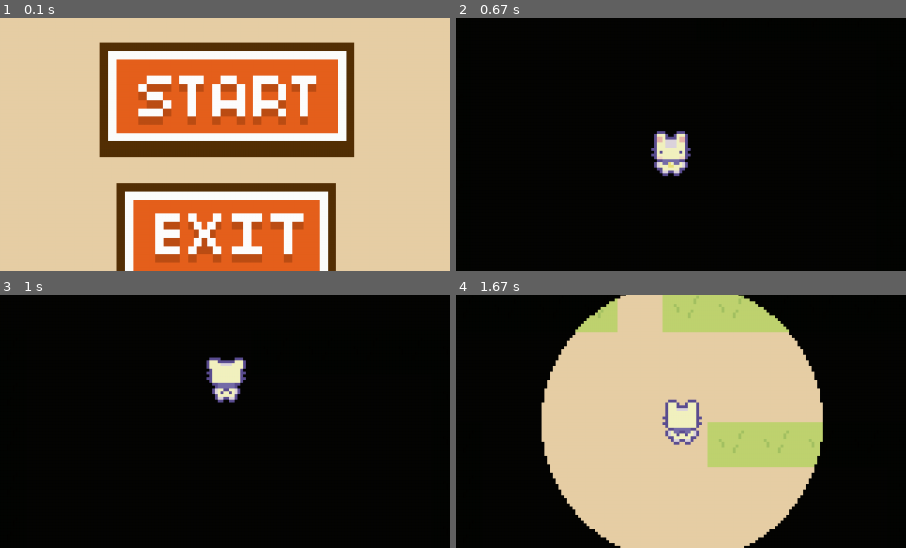
Above: before the commit, frames 1-4 (two rows, left to right).
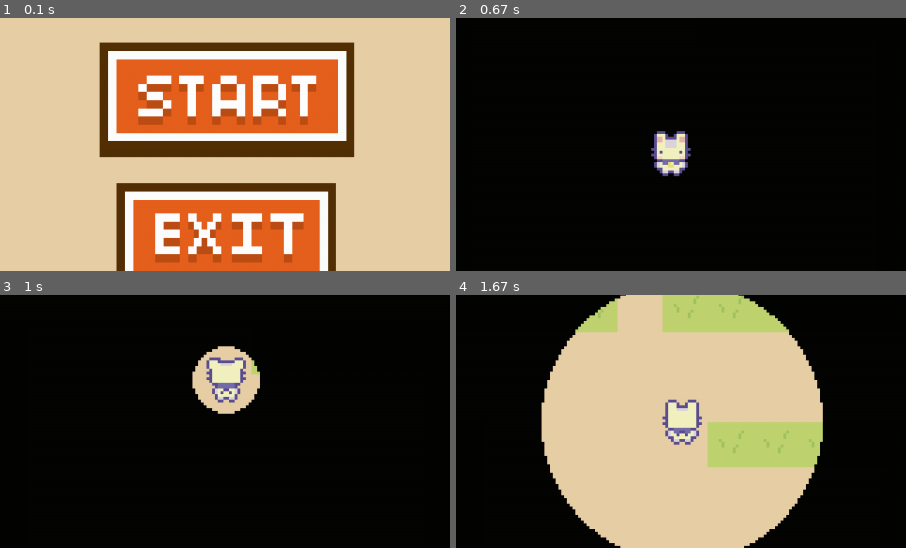
Above: after the commit, the same moments.

Repository: SushiOnToast/pygame-community-spring-jam-2025
Game: pygame game, started from code/main.py
The game is run twice, just before and just after one commit, with the same random seed, the same clock (stepped at 60 frames per second) and the same inputs.
Inputs (mouse positions are % of the whole screen's width and height, from its top left):
- Up to frame 1 (0.1 s): no input
- Up to frame 2 (0.67 s): click (50, 40) at 0.38 s
- Up to frame 3 (1 s): hold W from 0.67 s (still down); hold Up from 0.67 s (still down); move the mouse to (46, 54) at 0.7 s
- Up to frame 4 (1.67 s): release W at 1.13 s; release Up at 1.13 s; tap Space at 1.17 s
The pictures show only the part of the screen within x 25-75%, y 24-74%; the shares and areas given below are measured in that part.

Frames 1-2 are identical in both runs. In frame 3, 2.0% of the frame differs, in the area x 42-58%, y 20-48%; in frame 4, nothing differs.

Commit message:
add pulsing illumination when walking

Diff:
--- a/code/player.py
+++ b/code/player.py
@@ -1,8 +1,7 @@
 import pygame
 from settings import *
 from support import import_character_sprites
-
-
+import math
 
 
 class Player(pygame.sprite.Sprite):
@@ -13,8 +12,10 @@
     self.cover_surf = cover_surf
 
     # graphics and animation
-    self.spritesheet = pygame.image.load("../graphics/player/character_spritesheet.png").convert_alpha()
-    self.animations = import_character_sprites(self.spritesheet, self.spritesheet.get_width()/4, self.spritesheet.get_height()/4)
+    self.spritesheet = pygame.image.load(
+        "../graphics/player/character_spritesheet.png").convert_alpha()
+    self.animations = import_character_sprites(
+        self.spritesheet, self.spritesheet.get_width()/4, self.spritesheet.get_height()/4)
     self.status = "down_idle"
     self.frame_index = 0
     self.animation_speed = 0.15
@@ -25,24 +26,29 @@
     # movement
     self.hitbox = self.rect.copy()
     self.direction = pygame.math.Vector2()
-    self.is_moving = False # might be useful for the illumination while walking because of footstep sound
+    # might be useful for the illumination while walking because of footstep sound
+    self.is_moving = False
     self.speed = 2
     self.obstacle_sprites = obstacle_sprites
 
     # echolocation feature
     self.echo_radius = 50
-    self.walking_sound_radius = 0
     self.is_doing_echolocation = False
     self.echolocation_time = 0
     self.echolocation_duration = 2000
 
-    #hp
+    # walking echo management
+    self.walking_sound_base_radius = 10
+    self.walking_sound_radius = self.walking_sound_base_radius
+    self.footstep_timer = 0
+    self.footstep_interval = 400
+    self.footstep_pulse_amount = 3
+
+    # hp
     self.current_health = 1000
     self.maximum_health = 1000
-    self.health_bar_length = 70 #adjust maximum bar lenght
+    self.health_bar_length = 70  # adjust maximum bar lenght
     self.health_ratio = self.maximum_health/self.health_bar_length
-
-
 
   def input(self):
     keys = pygame.key.get_pressed()
@@ -70,8 +76,8 @@
       self.echolocation_time = pygame.time.get_ticks()
 
   def move(self, speed):
-        if self.direction.magnitude() != 0:
-            self.direction = self.direction.normalize()
+      if self.direction.magnitude() != 0:
+        self.direction = self.direction.normalize()
 
         # Move the hitbox instead of rect
         self.hitbox.x += self.direction.x * speed
@@ -102,59 +108,63 @@
     if (current_time - self.echolocation_time) >= self.echolocation_duration:
       self.is_doing_echolocation = False
 
+  def update_walking_sound(self):
+    current_time = pygame.time.get_ticks()
+
+    if self.is_moving and not self.is_doing_echolocation:
+      time_factor = abs(math.sin(current_time / 200))
+      self.walking_sound_radius = self.walking_sound_base_radius + (self.footstep_pulse_amount * time_factor)
+    else:
+      # When not moving, gradually return to base radius
+      self.walking_sound_radius = max(self.walking_sound_base_radius, self.walking_sound_radius - 0.5)
+
   def echolocation(self, camera_offset):
     if self.is_moving and not self.is_doing_echolocation:
-       # draw a faint illumination aroudn due to the sound of footsteps
+       # draw a faint illumination aroudn due to the sound of footsteps, will sync to audio later
        pygame.draw.circle(
             self.cover_surf,
-            COLORKEY,
-            (self.hitbox.centerx - camera_offset.x,
-              self.hitbox.centery - camera_offset.y),
-            self.walking_sound_radius
-        )
+           COLORKEY,
+           (self.hitbox.centerx - camera_offset.x,
+             self.hitbox.centery - camera_offset.y),
+           self.walking_sound_radius
+           )
     elif self.is_doing_echolocation:
         # Draw circle in screen space (accounting for camera position)
         pygame.draw.circle(
             self.cover_surf,
             COLORKEY,
             (self.hitbox.centerx - camera_offset.x,
-              self.hitbox.centery - camera_offset.y),
+             self.hitbox.centery - camera_offset.y),
             self.echo_radius
         )
 
   def get_status(self):
     if self.direction.x == 0 and self.direction.y == 0:
-      self.is_moving = True
+      self.is_moving = False
       if not "_idle" in self.status:
         self.status = self.status + "_idle"
+    else:
+      self.is_moving = True
 
   def animate(self):
-        animation = self.animations[self.status]
+      animation = self.animations[self.status]
 
-        self.frame_index += self.animation_speed
-        if self.frame_index >= len(animation):
-            self.frame_index = 0
+      self.frame_index += self.animation_speed
+      if self.frame_index >= len(animation):
+          self.frame_index = 0
 
-        self.image = animation[int(self.frame_index)]
-        self.rect = self.image.get_rect(center=self.hitbox.center)
+      self.image = animation[int(self.frame_index)]
+      self.rect = self.image.get_rect(center=self.hitbox.center)
 
-  def update(self):
-    self.input()
-    self.move(self.speed)
-    self.cooldowns()
-    self.get_status()
-    self.animate()
-    self.basic_health(self.cover_surf)
-
-  def get_damage(self,amount):
-    if self.current_health>0:
-      self.current_health -= 50 #change to amount
+  def get_damage(self, amount):
+    if self.current_health >0:
+      self.current_health -= 50  # change to amount
     if self.current_health <= 0:
        self.current_health = 0
 
-  def get_health(self,amount):
+  def get_health(self, amount):
     if self.current_health < self.maximum_health:
-       self.current_health += 50 #change to amount later
+       self.current_health += 50  # change to amount later
     if self.current_health >= self.maximum_health:
        self.current_health = self.maximum_health
 
@@ -163,3 +173,12 @@
     health_width = max(0, min(health_width, self.health_bar_length))  # doesn't overflow the max length
     pygame.draw.rect(surface, (255, 0, 0), (10, 10, self.health_bar_length, 5), 4)
     pygame.draw.rect(surface, (0, 128, 0), (10, 10, health_width, 5))
+
+  def update(self):
+    self.input()
+    self.move(self.speed)
+    self.cooldowns()
+    self.get_status()
+    self.animate()
+    self.update_walking_sound()
+    self.basic_health(self.cover_surf)
